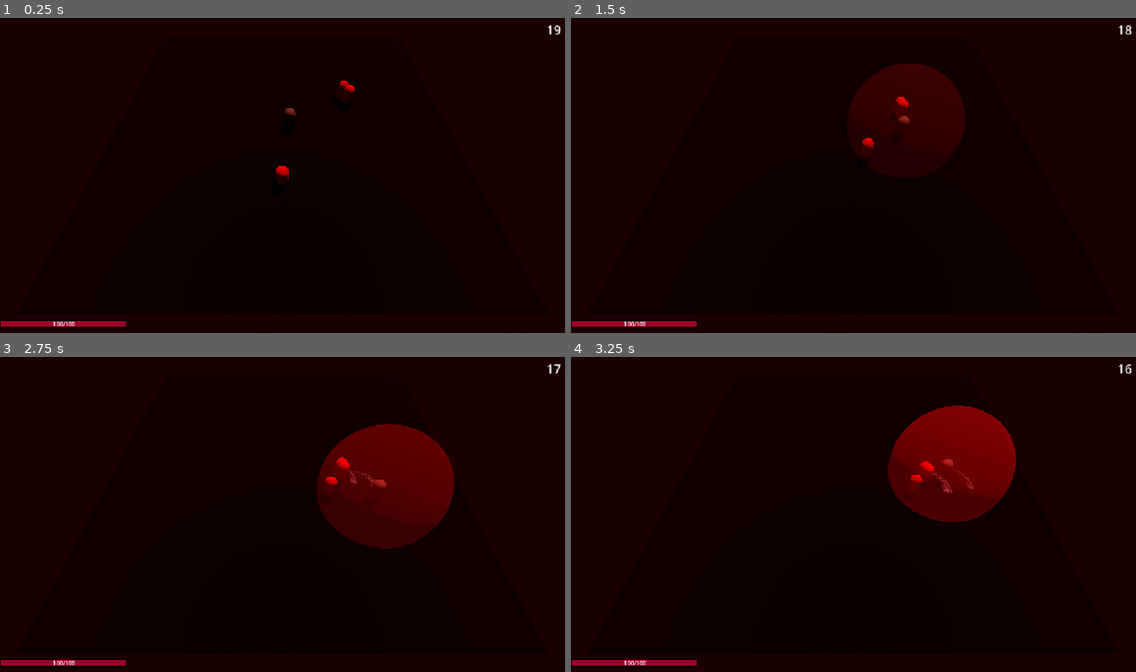
Above: before the commit, frames 1-4 (two rows, left to right).
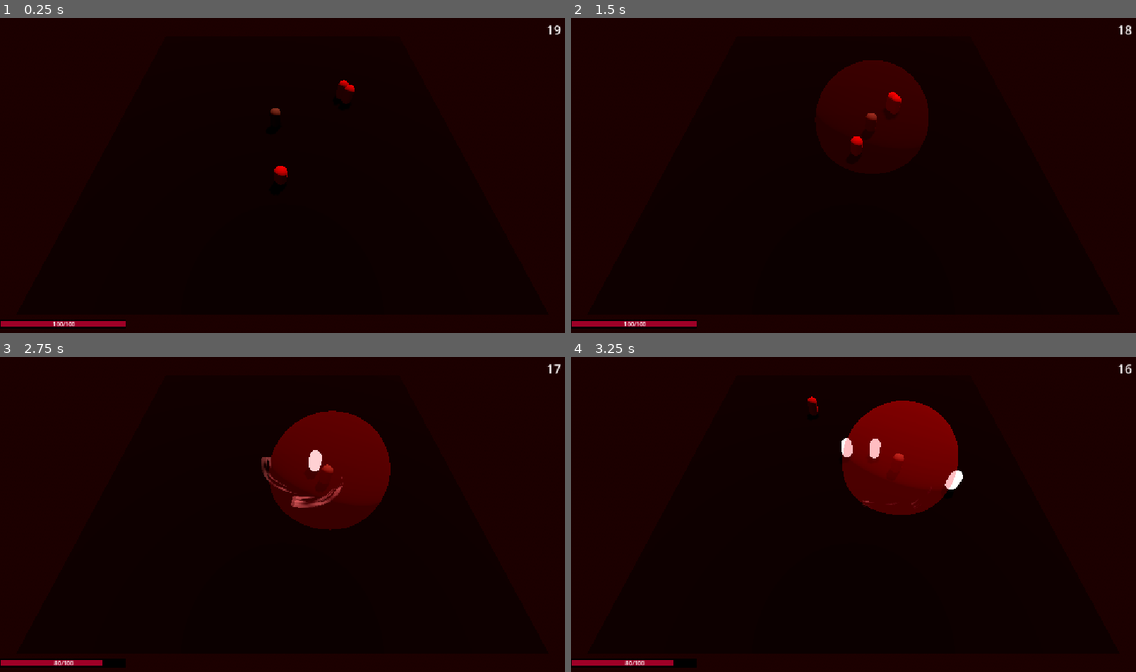
Above: after the commit, the same moments.

Repository: LeksoBugadze/Brackeys-Game-JAM
Game: Godot game, scene res://Scenes/main_scene.tscn
Two runs of this game, one before a commit and one after it. Both use one fixed random seed, a clock stepped at 60 frames per second and the inputs below.
Inputs:
- Up to frame 1 (0.25 s): no input
- Up to frame 2 (1.5 s): hold D (move_right) 0.53-1.28 s; tap / (aura_enable) at 0.6 s; tap . (slash_hit) at 0.8, 1.35 s; hold S (move_down) from 1.28 s (still down)
- Up to frame 3 (2.75 s): tap / (aura_enable) at 1.55 s; release S (move_down) at 2.03 s; hold D (move_right) from 2.03 s (still down); tap - (add_blood_spell) at 2.1 s; tap . (slash_hit) at 2.3 s
- Up to frame 4 (3.25 s): release D (move_right) at 2.78 s; hold W (move_up) from 2.78 s (still down); tap = (add_lightning_spell) at 2.85 s; tap / (aura_enable) at 3.05 s

The runs differ from the first frame. In frame 1, 0.1% of the frame differs, in the area x 47-63%, y 19-54%; in frame 2, 3.3%; in frame 3, 8.3%, in the area x 9-81%, y 17-98%; in frame 4, 7.2%.

Commit message:
fixed slash, added on hit effect for enemies

Diff:
--- /dev/null
+++ b/Materials/damage_flash_material.tres
@@ -0,0 +1,8 @@
+[gd_resource type="ShaderMaterial" format=3 uid="uid://25besnnr1n4n"]
+
+[ext_resource type="Shader" uid="uid://bvs6beorfrdbx" path="res://Materials/damage_flash_shader.tres" id="1_a2asx"]
+
+[resource]
+render_priority = 0
+shader = ExtResource("1_a2asx")
+shader_parameter/ColorParameter = Color(1, 1, 1, 1)
--- /dev/null
+++ b/Materials/damage_flash_shader.tres
@@ -0,0 +1,11 @@
+[gd_resource type="VisualShader" format=3 uid="uid://bvs6beorfrdbx"]
+
+[sub_resource type="VisualShaderNodeColorParameter" id="VisualShaderNodeColorParameter_eu3mv"]
+parameter_name = "ColorParameter"
+default_value_enabled = true
+
+[resource]
+flags/unshaded = true
+nodes/fragment/2/node = SubResource("VisualShaderNodeColorParameter_eu3mv")
+nodes/fragment/2/position = Vector2(-100, 40)
+nodes/fragment/connections = PackedInt32Array(2, 0, 0, 0)
--- a/Scenes/Enemy.tscn
+++ b/Scenes/Enemy.tscn
@@ -2,10 +2,11 @@
 
 [ext_resource type="Script" uid="uid://vbxelrcduuwf" path="res://Scripts/enemy.gd" id="1_m1htj"]
 
-[sub_resource type="CapsuleMesh" id="CapsuleMesh_g4v7s"]
-
 [sub_resource type="StandardMaterial3D" id="StandardMaterial3D_57qmd"]
 albedo_color = Color(1, 0, 0, 1)
+
+[sub_resource type="CapsuleMesh" id="CapsuleMesh_g4v7s"]
+material = SubResource("StandardMaterial3D_57qmd")
 
 [sub_resource type="CapsuleShape3D" id="CapsuleShape3D_yf5fn"]
 
@@ -18,7 +19,6 @@
 
 [node name="MeshInstance3D" type="MeshInstance3D" parent="." unique_id=1327629125]
 mesh = SubResource("CapsuleMesh_g4v7s")
-surface_material_override/0 = SubResource("StandardMaterial3D_57qmd")
 
 [node name="CollisionShape3D" type="CollisionShape3D" parent="." unique_id=1193375213]
 shape = SubResource("CapsuleShape3D_yf5fn")
--- a/Scenes/player.tscn
+++ b/Scenes/player.tscn
@@ -22,13 +22,16 @@
 border_color = Color(0, 0, 0, 1)
 
 [node name="Player" type="CharacterBody3D" unique_id=2144288050 groups=["player"]]
+transform = Transform3D(-1, 0, 8.742277e-08, 0, 1, 0, -8.742277e-08, 0, -1, 0, 0, 0)
 collision_layer = 2
 script = ExtResource("1_v0iea")
 
 [node name="MeshInstance3D" type="MeshInstance3D" parent="." unique_id=1105545769]
+transform = Transform3D(-0.70710677, 0, -0.70710677, 0, 1, 0, 0.70710677, 0, -0.70710677, 0, 0, 0)
 mesh = SubResource("CapsuleMesh_yf5fn")
 
 [node name="CollisionShape3D" type="CollisionShape3D" parent="." unique_id=1030306102]
+transform = Transform3D(1, 0, -1.4901161e-07, 0, 1, 0, 1.4901161e-07, 0, 1, 0, 0, 0)
 shape = SubResource("CapsuleShape3D_g4v7s")
 
 [node name="CanvasLayer" type="CanvasLayer" parent="." unique_id=2143326581]
--- a/Scenes/player_aura.tscn
+++ b/Scenes/player_aura.tscn
@@ -25,7 +25,7 @@
 mesh = SubResource("SphereMesh_bhunq")
 
 [node name="Timer" type="Timer" parent="." unique_id=2094326075]
-wait_time = 2.5
+wait_time = 0.5
 autostart = true
 
 [connection signal="timeout" from="Timer" to="." method="_on_timer_timeout"]
--- a/Scripts/enemy.gd
+++ b/Scripts/enemy.gd
@@ -3,9 +3,13 @@
 var movement_speed :float = 2.5
 @onready var navigation_agent_3d: NavigationAgent3D = $NavigationAgent3D
 @onready var damage_range: Area3D = $damageRange
+@onready var mesh_instance_3d: MeshInstance3D = $MeshInstance3D
+
+var damage_flash_material = preload("res://Materials/damage_flash_material.tres")
 
 var health : float = 100.0
-
+var knocked :bool = false
+var chase :bool = true
 var player : CharacterBody3D = null
 var can_attack = false
 
@@ -20,16 +24,22 @@
 	navigation_agent_3d.set_target_position(player.global_position)
 
 func _physics_process(_delta: float) -> void:
-	for body in damage_range.get_overlapping_bodies():
-		if body.is_in_group("player") && can_attack:
-			body.take_damage(10.0)
-			can_attack = false
+	if knocked:
+		velocity = -transform.basis.z * 500
+		await get_tree().create_timer(0.2).timeout
+		knocked = false
 
-	if navigation_agent_3d.is_navigation_finished():
-		return
+	if chase:
+		for body in damage_range.get_overlapping_bodies():
+			if body.is_in_group("player") && can_attack:
+				body.take_damage(10.0)
+				can_attack = false
 
-	var next_position:Vector3 = navigation_agent_3d.get_next_path_position()
-	velocity = global_position.direction_to( next_position ) * movement_speed
+		if navigation_agent_3d.is_navigation_finished():
+			return
+
+		var next_position:Vector3 = navigation_agent_3d.get_next_path_position()
+		velocity = global_position.direction_to( next_position ) * movement_speed
 	move_and_slide()
 
 func _on_timer_timeout() -> void:
@@ -37,3 +47,11 @@
 
 func take_damage(damage:float)->void:
 	health-=damage
+	knocked = true
+	flash_swap()
+
+
+func flash_swap():
+	mesh_instance_3d.material_override = damage_flash_material
+	await get_tree().create_timer(0.2).timeout
+	mesh_instance_3d.material_override = null
--- a/Scripts/main_scene.gd
+++ b/Scripts/main_scene.gd
@@ -11,7 +11,7 @@
 var blood_spell = preload("res://Scenes/blood_spell_ability.tscn")
 var lightning_spell = preload("res://Scenes/lightning_strike_ability.tscn")
 var player_aura = preload("res://Scenes/player_aura.tscn");
-var player_slash = preload("res://Scenes/slash_particle.tscn");
+var player_slash = preload("res://Slash_VFX/slash_particle.tscn")
 
 var enemy_count = 3
 var enemy_pos_arr = []
@@ -35,9 +35,10 @@
 		player.add_child(lightning_spell.instantiate())
 
 	if Input.is_action_just_pressed("aura_enable"):
-			player.add_child(player_aura.instantiate())
+		player.add_child(player_aura.instantiate())
+
 	if Input.is_action_just_pressed("slash_hit"):
-		player.add_child(player_slash.instantiate())
+		player.get_node_or_null("MeshInstance3D").add_child(player_slash.instantiate())
 
 	time_label.text = str(int(timer.time_left))
 	if cleared == false:
--- a/Scripts/player.gd
+++ b/Scripts/player.gd
@@ -2,15 +2,17 @@
 
 @onready var health_bar: ProgressBar = $CanvasLayer/healthBar
 @onready var health_label: Label = $CanvasLayer/healthLabel
+@onready var mesh_instance_3d: MeshInstance3D = $MeshInstance3D
 
-const SPEED = 5.0
+const SPEED = 3.0
 const JUMP_VELOCITY = 4.5
 var max_health :float = 100.0
 var current_health :float = max_health
 
+var last_direction = Vector3.FORWARD
+
 func _ready() -> void:
 	update_health_bar()
-
 
 func _physics_process(delta: float) -> void:
 	if not is_on_floor():
@@ -19,13 +21,17 @@
 	var input_dir := Input.get_vector("move_left", "move_right", "move_up", "move_down")
 	var direction := (transform.basis * Vector3(input_dir.x, 0, input_dir.y)).normalized()
 	if direction:
+		last_direction = direction
 		velocity.x = direction.x * SPEED
 		velocity.z = direction.z * SPEED
 	else:
 		velocity.x = move_toward(velocity.x, 0, SPEED)
 		velocity.z = move_toward(velocity.z, 0, SPEED)
 
+	mesh_instance_3d.rotation.y = lerp_angle(mesh_instance_3d.rotation.y, atan2(-last_direction.x,-last_direction.z), 8 * delta)
+
 	move_and_slide()
+
 
 
 func update_health_bar()->void:
--- a/Scripts/player_aura.gd
+++ b/Scripts/player_aura.gd
@@ -1,32 +1,19 @@
 extends Area3D
 
-@export var damage: float = 20
-
-
-
+@export var damage: float = 10.0
 @export var zone_radius: float = 5.0
 
-# Called when the node enters the scene tree for the first time.
 func _ready() -> void:
-
 	$DamageSpehere.shape.radius = zone_radius
-
-
 	$MeshInstance3D.mesh.radius = zone_radius
 	$MeshInstance3D.mesh.height = zone_radius * 2.0
-
 
 func apply_aura_damage() -> void:
 	for body in get_overlapping_bodies():
 		if body.is_in_group("enemy"):
 			if body.has_method("take_damage"):
-				print("enemy is withing aura dealt damage: ", damage)
 				body.take_damage(damage)
-			else:
-				print("there is not method called take_damage")
-
 
 
 func _on_timer_timeout() -> void:
-	print("activated main ready function")
 	apply_aura_damage()
--- a/Scripts/slash.gd
+++ b/Scripts/slash.gd
@@ -1,20 +1,14 @@
 extends Node3D
+
 @onready var node_3d: Area3D = $Area3D
 @onready var animation_player: AnimationPlayer = $AnimationPlayer
-@export var slash_damage: float = 20.0
-
-
-
+@export var slash_damage: float = 35.0
 
 func player_hit() -> void:
 	animation_player.play("RESET")
-
 	for body in node_3d.get_overlapping_bodies():
 		if body.is_in_group("enemy") and body.has_method("take_damage"):
 			body.take_damage(slash_damage)
-			print("hited on damage", slash_damage)
-
-
 
 func _on_timer_timeout() -> void:
 	player_hit()
--- a/Scenes/slash_particle.tscn
+++ b/Slash_VFX/slash_particle.tscn
@@ -6,10 +6,12 @@
 [ext_resource type="Texture2D" uid="uid://dkmtb4utcwxiy" path="res://Slash_VFX/vfx_hi.png" id="3_6hlev"]
 
 [sub_resource type="BoxShape3D" id="BoxShape3D_p7as0"]
-size = Vector3(0.9102173, 0.6484375, 0.5341797)
+size = Vector3(2, 0.6484375, 1.3095703)
 
 [sub_resource type="ParticleProcessMaterial" id="ParticleProcessMaterial_klcbo"]
 gravity = Vector3(0, 0, 0)
+scale_min = 1.8
+scale_max = 1.8
 
 [sub_resource type="FastNoiseLite" id="FastNoiseLite_ocyg7"]
 
@@ -62,7 +64,6 @@
 
 [sub_resource type="Animation" id="Animation_4wkt5"]
 length = 0.5
-loop_mode = 1
 tracks/0/type = "value"
 tracks/0/imported = false
 tracks/0/enabled = true
@@ -118,13 +119,14 @@
 script = ExtResource("1_p7as0")
 
 [node name="Area3D" type="Area3D" parent="." unique_id=2011075823]
-transform = Transform3D(2, 0, 0, 0, 2, 0, 0, 0, 2, 0, 0, 0)
+transform = Transform3D(2, 0, 0, 0, 2, 0, 0, 0, 2, 0, 0, 1)
 
 [node name="CollisionShape3D" type="CollisionShape3D" parent="Area3D" unique_id=1281679693]
-transform = Transform3D(2.175, 0, 0, 0, 2.175, 0, 0, 0, 2.175, 0.015067287, 0, -0.5850593)
+transform = Transform3D(2.175, 0, 0, 0, 2.175, 0, 0, 0, 2.175, 0.11421413, 0, -0.8907859)
 shape = SubResource("BoxShape3D_p7as0")
 
 [node name="GPUParticles3D" type="GPUParticles3D" parent="." unique_id=1030962694]
+transform = Transform3D(1, 0, 0, 0, 1, 0, 0, 0, 1, 0, 0, 1)
 amount = 1
 process_material = SubResource("ParticleProcessMaterial_klcbo")
 draw_pass_1 = SubResource("ArrayMesh_b52v7")
